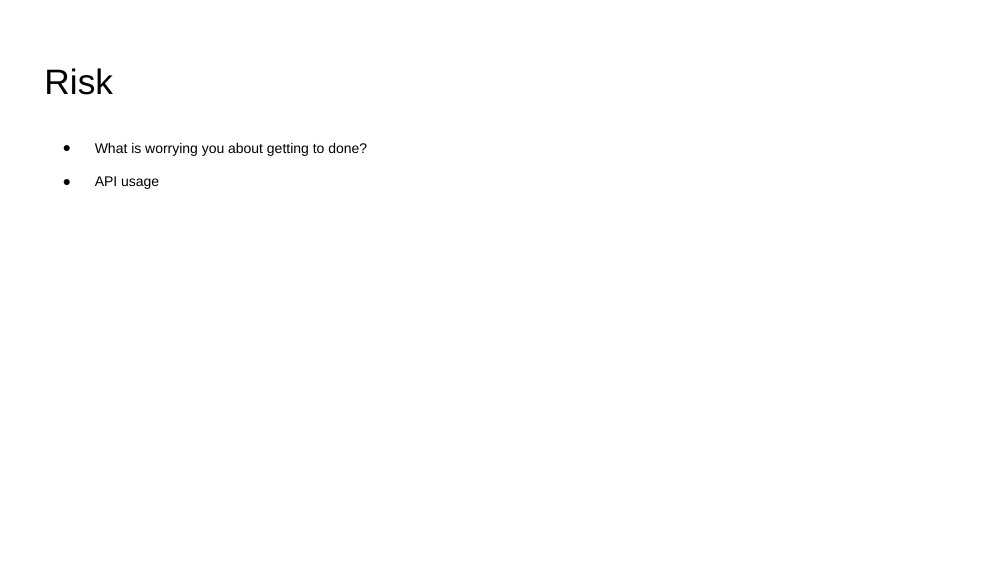
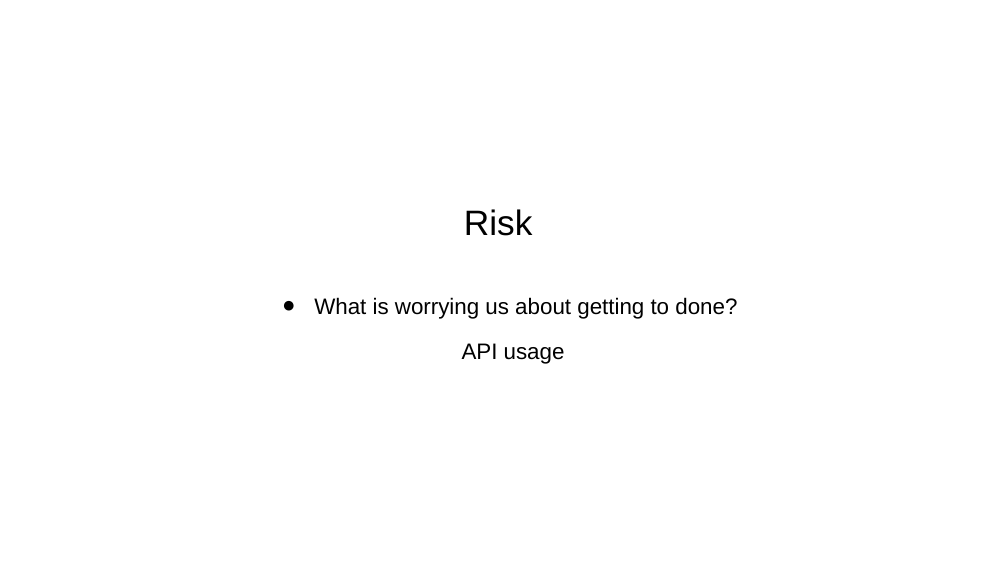
Before and after one commit to csc0007/CS501_GroupWork, a slide deck: slide 6 of Homework7/Presentation1.pptx (slide 5 before the commit). Drawn at 1008x567 pixels with LibreOffice and Linux fonts; fonts in the diff are those of the drawing. Boxes give left, top, right and bottom in pixels: in the first picture for what was removed or moved away, otherwise in the second. Text is boxed around its words. In the diff, an @@ line names an element or a change of style, - is before the commit and + after.

```diff
--- a/Homework7/Presentation1.pptx
+++ b/Homework7/Presentation1.pptx
@@ title "Risk": place and size @@
-title "Risk" at bbox=[44, 68, 113, 95]
+title "Risk" at bbox=[464, 209, 533, 236]
@@ text "What is worrying us about ...": place and size @@
-text "What is worrying us about ..." at bbox=[95, 143, 367, 189]
+text "What is worrying us about ..." at bbox=[314, 297, 737, 364]
@@ text at bbox=[314, 297, 737, 319]: text changed; size 10 to 16 pt @@
-● What is worrying you about getting to done?
+● What is worrying us about getting to done?
@@ text at bbox=[462, 343, 565, 364]: size 10 to 16 pt in "API usage"; alignment left to centre; bullet ● to none @@
```
Also in this commit, not shown: 3 other slides changed, 1 slide added.
